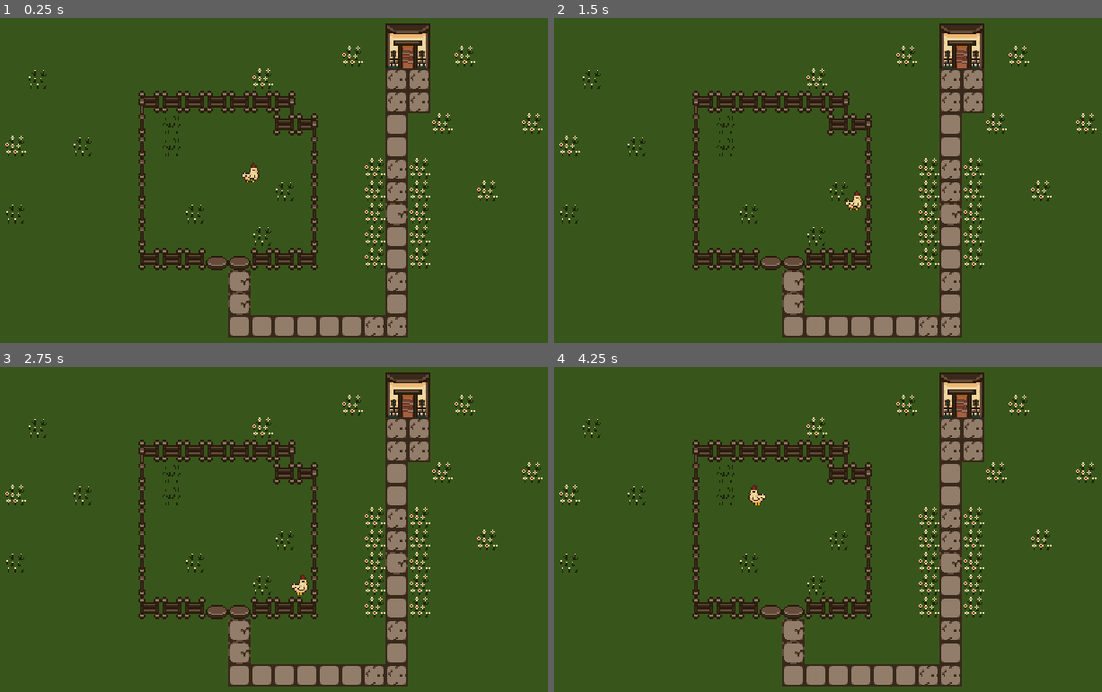
Above: before the commit, frames 1-4 (two rows, left to right).
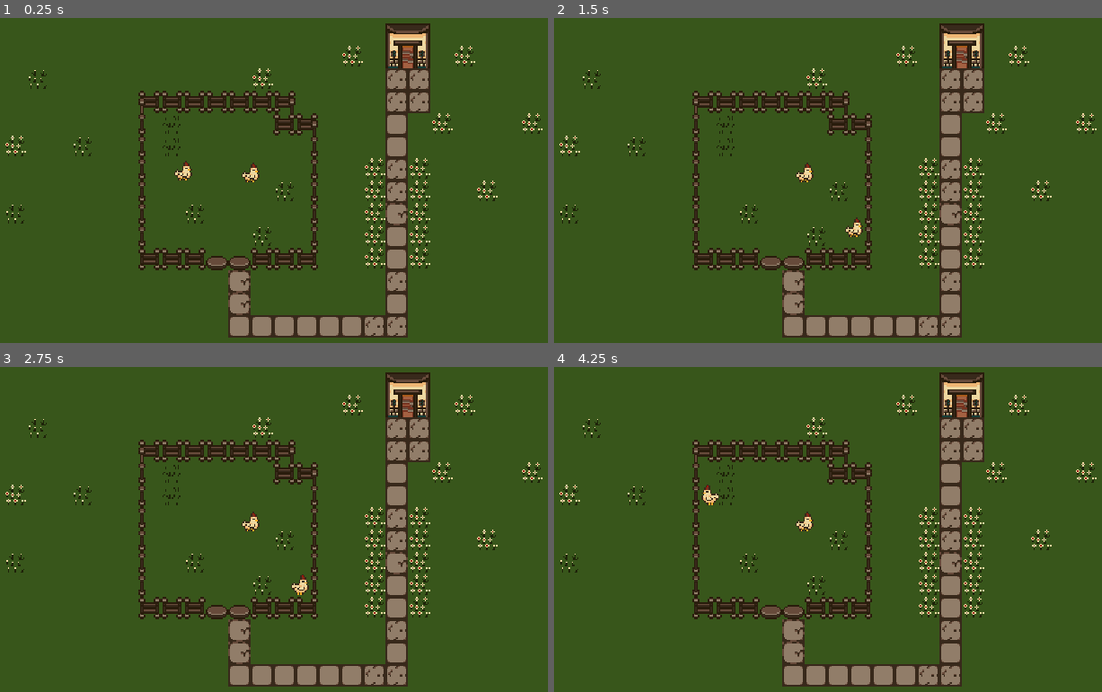
Above: after the commit, the same moments.

Repository: gtarsia/farm
Game: Godot game, scene res://Main.tscn
Two runs of this game, one before a commit and one after it. Both use one fixed random seed, a clock stepped at 60 frames per second and the inputs below.
Inputs:
- Up to frame 1 (0.25 s): no input
- Up to frame 2 (1.5 s): tap Enter at 0.5 s; hold Right (ui_right) 0.53-1.28 s; tap Space at 1.25 s; hold Down (ui_down) from 1.28 s (still down)
- Up to frame 3 (2.75 s): tap Enter at 2 s; release Down (ui_down) at 2.03 s; hold Right (ui_right) from 2.03 s (still down)
- Up to frame 4 (4.25 s): tap Space at 2.75 s; release Right (ui_right) at 2.78 s; hold Up (ui_up) 2.78-3.53 s; hold Left (ui_left) from 3.53 s (still down)

The runs differ from the first frame. In frame 1, 0.1% of the frame differs, in the area x 31-36%, y 43-50%; in frame 2, 0.3%; in frame 3, 0.1%; in frame 4, 0.4%, in the area x 26-48%, y 36-51%.

Commit message:
Create PlayerChicken that can move

Diff:
--- a/Main.tscn
+++ b/Main.tscn
@@ -1,9 +1,10 @@
-[gd_scene load_steps=17 format=2]
+[gd_scene load_steps=18 format=2]
 
 [ext_resource path="res://Main.gd" type="Script" id=1]
 [ext_resource path="res://Tiles.tscn" type="PackedScene" id=2]
 [ext_resource path="res://art/farm.png" type="Texture" id=3]
 [ext_resource path="res://entities/Chicken.tscn" type="PackedScene" id=4]
+[ext_resource path="res://entities/PlayerChicken.tscn" type="PackedScene" id=5]
 
 [sub_resource type="ConvexPolygonShape2D" id=1]
 points = PoolVector2Array( 0, 0, 16, 0, 16, 16, 0, 16 )
@@ -159,3 +160,7 @@
 
 [node name="Chicken" parent="." instance=ExtResource( 4 )]
 position = Vector2( 208, 120.991 )
+
+[node name="PlayerChicken" parent="." instance=ExtResource( 5 )]
+position = Vector2( 160, 120 )
+speed = 10
--- a/entities/Chicken.gd
+++ b/entities/Chicken.gd
@@ -1,4 +1,6 @@
 extends KinematicBody2D
+
+class_name Chicken, "res://entities/Chicken.gd"
 
 # Declare member variables here. Examples:
 # var a = 2
@@ -17,19 +19,6 @@
   screen_size = get_viewport_rect().size
 
 func _process(delta):
-  up = false
-  down = false
-  left = false
-  right = false
-  if Input.is_action_pressed("ui_right"):
-    right = true
-  elif Input.is_action_pressed("ui_left"):
-    left = true
-  if Input.is_action_pressed("ui_down"):
-    down = true
-  if Input.is_action_pressed("ui_up"):
-    up = true
-
   var velocity = Vector2()  # The player's movement vector.
   if right:
     velocity.x += 1
--- a/entities/Chicken.tscn
+++ b/entities/Chicken.tscn
@@ -26,7 +26,7 @@
 [node name="Chicken" type="KinematicBody2D"]
 collision_layer = 2
 script = ExtResource( 1 )
-speed = 10
+speed = 8
 
 [node name="Sprite" type="Sprite" parent="."]
 texture = ExtResource( 2 )
--- /dev/null
+++ b/entities/PlayerChicken.gd
@@ -0,0 +1,17 @@
+extends Chicken
+
+# Called every frame. 'delta' is the elapsed time since the previous frame.
+func _process(delta):
+  up = false
+  down = false
+  left = false
+  right = false
+  if Input.is_action_pressed("ui_right"):
+    right = true
+  elif Input.is_action_pressed("ui_left"):
+    left = true
+  if Input.is_action_pressed("ui_down"):
+    down = true
+  if Input.is_action_pressed("ui_up"):
+    up = true
+  ._process(delta)
--- /dev/null
+++ b/entities/PlayerChicken.tscn
@@ -0,0 +1,7 @@
+[gd_scene load_steps=3 format=2]
+
+[ext_resource path="res://entities/Chicken.tscn" type="PackedScene" id=1]
+[ext_resource path="res://entities/PlayerChicken.gd" type="Script" id=2]
+
+[node name="PlayerChicken" instance=ExtResource( 1 )]
+script = ExtResource( 2 )
--- a/project.godot
+++ b/project.godot
@@ -8,9 +8,14 @@
 
 config_version=4
 
-_global_script_classes=[  ]
+_global_script_classes=[ {
+"base": "KinematicBody2D",
+"class": "Chicken",
+"language": "GDScript",
+"path": "res://entities/Chicken.gd"
+} ]
 _global_script_class_icons={
-
+"Chicken": "res://entities/Chicken.gd"
 }
 
 [application]
